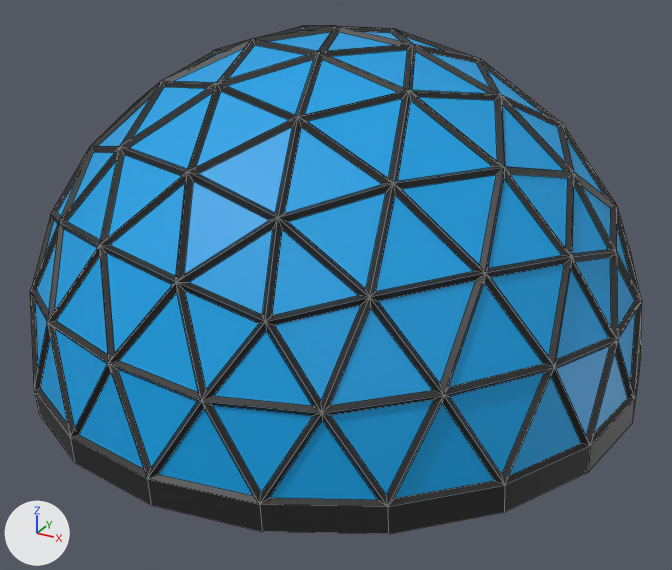
The Blender file Assets/3D/DomeV2.blend, before and after one commit.
Both versions are drawn from a 50 mm lens placed at (1.7, -3.09, 1.74), pointed at (0.08, -0.14, 0.26). Every picture has the same lights, and +X, +Y and +Z are marked at lower left. Mesh edges are drawn as thin lines.

Objects in the first picture: 'Dome', 'Grid'.
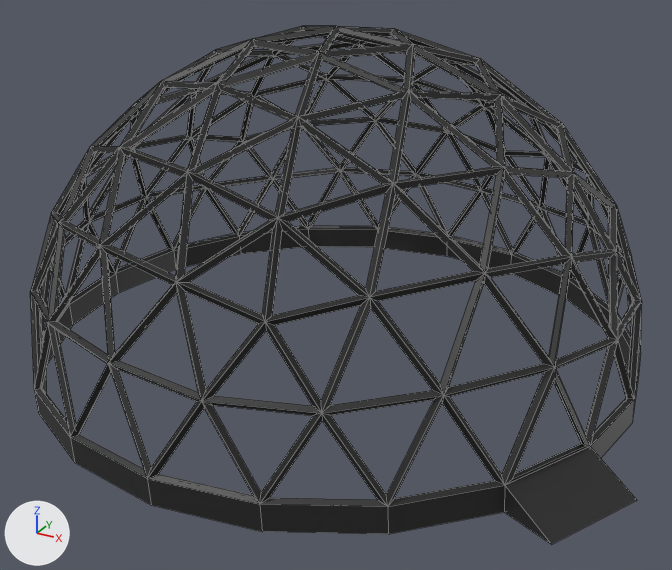
Commit message: Dome Door Added

Changed parts and their boxes (x1, y1, x2, y2) in the pictures (672 x 570 px):
'Dome', hidden: before (36, 30, 636, 500)
'Grid', reshaped: before (30, 26, 642, 534); after (30, 26, 642, 544)
part 1 of me_icosphere_003, deleted (blue): before (509, 377, 581, 476)
part 2 of me_icosphere_002, built on: before (504, 367, 590, 512); after (504, 367, 637, 544)

The change, as a list of edits to the scene's bpy script:
```text
Change me_icosphere_003:
    where me_icosphere_003.from_pydata(...)  # 91 vertices, 160 faces; spans x -1.22..1.22, y -1.22..1.22, z 0.0..1.22
    used by ob_dome; location = (0.0, 0.0, 0.0)
    verts and faces of me_icosphere_003; kept vertices keep their numbers, new ones are numbered from 91
    before: 7 (1.16, -0.38, 0.0), 84 (0.99, -0.72, 0.0), 85 (1.05, -0.52, 0.34)
    me_icosphere_003 part 1
    add delete_faces([(7, 85, 84)])
Change me_icosphere_002:
    used by ob_grid; location = (0.0, 0.0, 0.0)
    remove me_icosphere_002.from_pydata(...)  # 702 vertices, 1001 faces; spans x -1.23..1.24, y -1.23..1.23, z -0.1..1.24
    add me_icosphere_002.from_pydata(...)  # 714 vertices, 1014 faces; spans x -1.23..1.36, y -1.23..1.23, z -0.1..1.24
    me_icosphere_002 part 2
    4 faces are deleted
    12 vertices are added at x 1.0..1.36, y -0.82..-0.38, z -0.1..0.31
    17 new faces join them
Change ob_dome:
    add ob_dome.hide_set(True)
```
